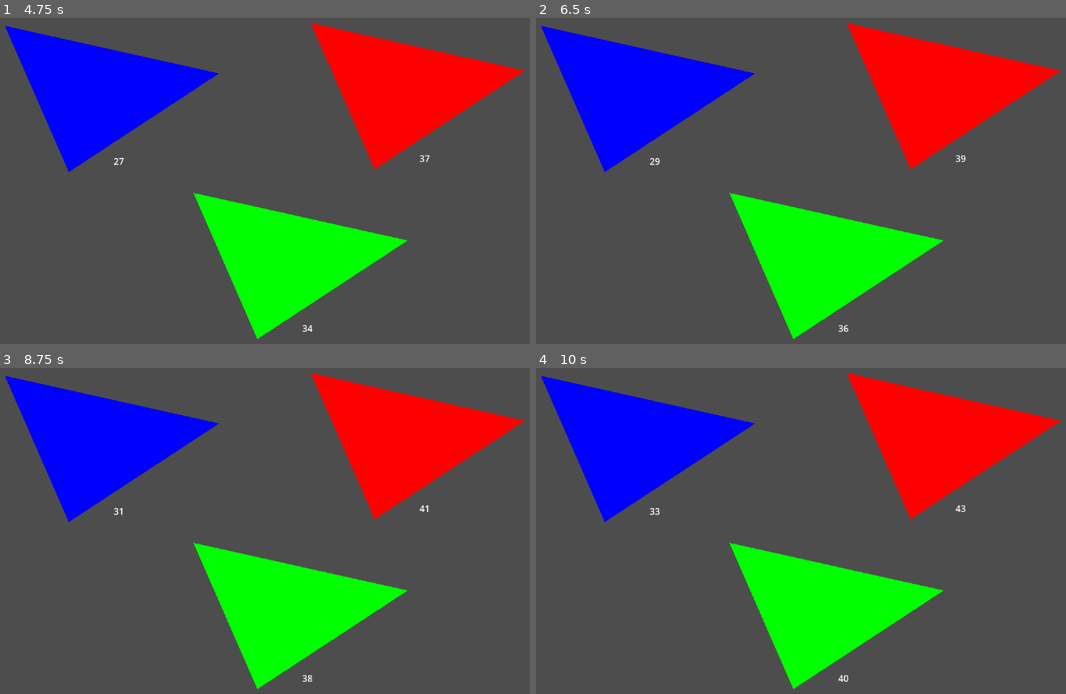
Above: before the commit, frames 1-4 (two rows, left to right).
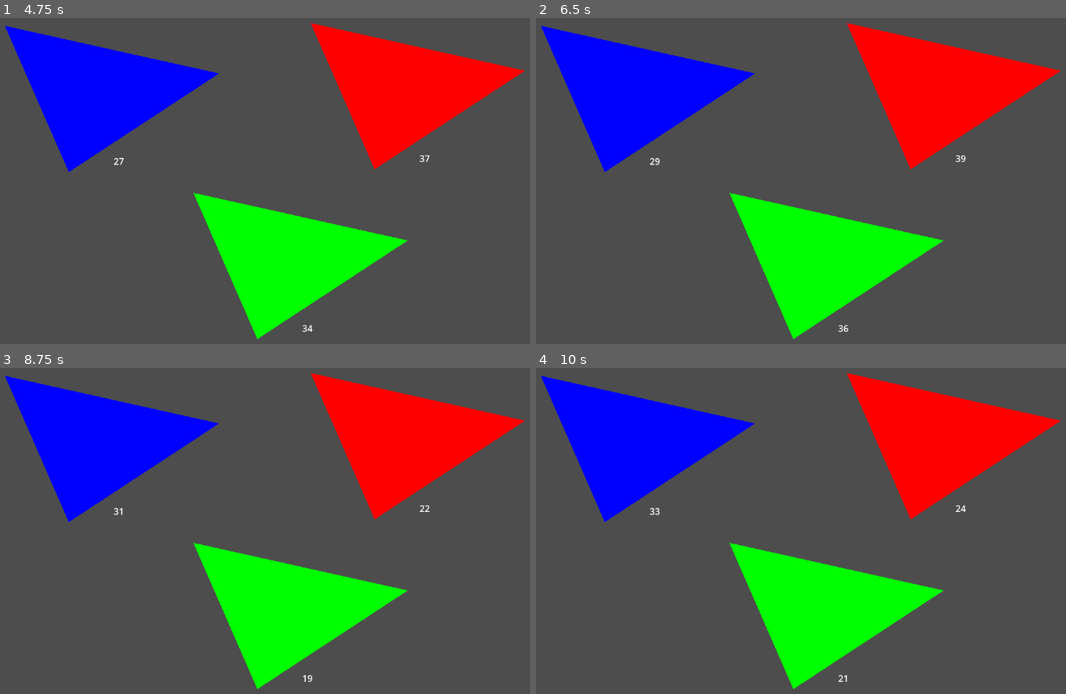
Above: after the commit, the same moments.

Repository: sprawy8/gameio
Game: Godot game, scene res://scenes/Map.tscn
The game is run twice, just before and just after one commit, with the same random seed, the same clock (stepped at 60 frames per second) and the same inputs.
Inputs (mouse positions are in pixels of both pictures, inside the frame that each line leads up to):
- Up to frame 1 (4.75 s): tap Enter at 0.5, 2, 3.5 s; move the mouse to (outside the picture) at 0.52 s; click (outside the picture) at 0.67 s; tap Space at 1.25, 2.75, 4.25 s; move the mouse to (outside the picture) at 1.27 s; click (outside the picture) at 1.42 s; move the mouse to (148, 174) at 2.02 s; click (148, 174) at 2.17 s; move the mouse to (312, 164) at 2.77 s; click (312, 164) at 2.92 s; move the mouse to (185, 73) at 3.52 s; click (185, 73) at 3.67 s; move the mouse to (424, 145) at 4.27 s; click (424, 145) at 4.42 s
- Up to frame 2 (6.5 s): move the mouse to (689, 184) at 5.02 s; click (689, 184) at 5.17 s; move the mouse to (880, 86) at 5.77 s; click (880, 86) at 5.92 s
- Up to frame 3 (8.75 s): move the mouse to (249, 586) at 6.52 s; click (249, 586) at 6.67 s; move the mouse to (471, 570) at 7.27 s; click (471, 570) at 7.42 s; move the mouse to (84, 459) at 8.02 s; click (84, 459) at 8.17 s
- Up to frame 4 (10 s): move the mouse to (848, 514) at 8.77 s; click (848, 514) at 8.92 s; move the mouse to (721, 423) at 9.52 s; click (721, 423) at 9.67 s

Frames 1-2 are identical in both runs. In frame 3, less than 0.1% of the frame differs, in the area x 57-82%, y 41-97%; in frame 4, less than 0.1%, in the area x 56-82%, y 41-97%.

Commit message:
Added troop movement and taking over

Diff:
--- /dev/null
+++ b/gejmjo/scenes/TroopMovement.tscn
@@ -0,0 +1,12 @@
+[gd_scene load_steps=2 format=3 uid="uid://c37j1yp4pkv64"]
+
+[ext_resource type="Script" uid="uid://co3clsyig84cu" path="res://scripts/TroopMovement.gd" id="1_gn75n"]
+
+[node name="TroopMovement" type="Node2D"]
+script = ExtResource("1_gn75n")
+
+[node name="Sprite2D" type="Sprite2D" parent="."]
+
+[node name="Label" type="Label" parent="."]
+offset_right = 40.0
+offset_bottom = 23.0
--- a/gejmjo/scripts/Map.gd
+++ b/gejmjo/scripts/Map.gd
@@ -1,7 +1,6 @@
 extends Node2D
 
 @onready var territories := []
-var selected_territory = null
 
 #Growth of troops
 var growth_interval = 1.0 # seconds
@@ -22,14 +21,47 @@
 		territory.troop_count += growth_amount
 		territory.update_display()
 
+
+var selected_source = null
+var selected_territory = null
+
 func on_territory_clicked(territory):
-	if selected_territory:
-		selected_territory.set_selected(false)
+	if selected_source == null:
+	# Select source territory owned by current player (assume player 0 for now)
+		if territory.owner_id == 0:
+			selected_source = territory
+			territory.set_selected(true)
+			print("Source selected: ", territory.owner_id)
+		else:
+			print("Select your own territory first")
+	else:
+		# Target selected
+		if territory == selected_source:
+			# Deselect source if clicked again
+			selected_source.set_selected(false)
+			selected_source = null
+			print("Source deselected")
+		else:
+			# Send troops from source to target
+			print("Sending troops from ", selected_source.owner_id, " to territory ", territory.owner_id)
+			send_troops(selected_source, territory)
+			selected_source.set_selected(false)
+			selected_source = null
 
-	selected_territory = territory
-	selected_territory.set_selected(true)
+func send_troops(source, target):
+	var troops_to_send = int(source.troop_count / 2)
+	if troops_to_send == 0:
+		print("Not enough troops to send")
+		return
+	source.troop_count -= troops_to_send
+	source.update_display()
 
-	print("Selected territory with owner:", selected_territory.owner_id)
+	var troop_move_scene = preload("res://scenes/TroopMovement.tscn")
+	var troop_move = troop_move_scene.instantiate()
+	troop_move.global_position = source.global_position
+	troop_move.setup(troops_to_send, source.owner_id, target)
+	add_child(troop_move)
+
 
 func assign_initial_owners():
 	var player_colors = [
--- /dev/null
+++ b/gejmjo/scripts/TroopMovement.gd
@@ -0,0 +1,45 @@
+extends Node2D
+
+var troops = 0
+var owner_id = -1
+var target = null
+var speed = 200  # pixels per second
+
+func setup(_troops, _owner_id, _target):
+	troops = _troops
+	owner_id = _owner_id
+	target = _target
+
+func _process(delta):
+	if target == null:
+		queue_free()
+		return
+
+	var direction = (target.global_position - global_position).normalized()
+	var distance = speed * delta
+
+	if global_position.distance_to(target.global_position) <= distance:
+		# Arrived at target
+		_resolve_battle()
+		queue_free()
+	else:
+		global_position += direction * distance
+
+func _resolve_battle():
+	if target.owner_id == owner_id:
+		# Reinforce friendly territory
+		target.troop_count += troops
+	else:
+		if troops > target.troop_count:
+			var remaining = troops - target.troop_count
+			target.assign_owner(owner_id, get_player_color(owner_id))
+			target.troop_count = remaining
+		else:
+			target.troop_count -= troops
+			if target.troop_count < 0:
+				target.troop_count = 0
+	target.update_display()
+
+func get_player_color(id):
+	var colors = [Color.RED, Color.BLUE, Color.GREEN]
+	return colors[id % colors.size()]
Not shown, added: gejmjo/scripts/TroopMovement.gd.uid
